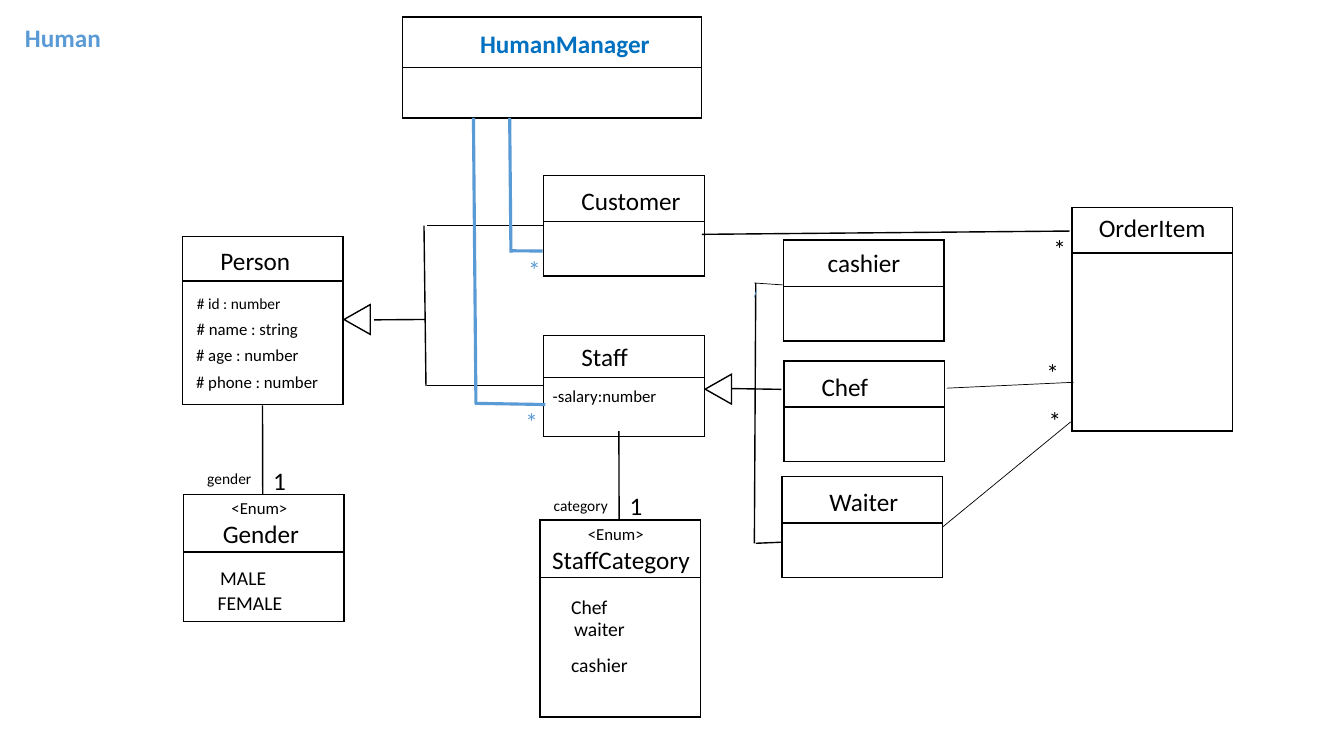
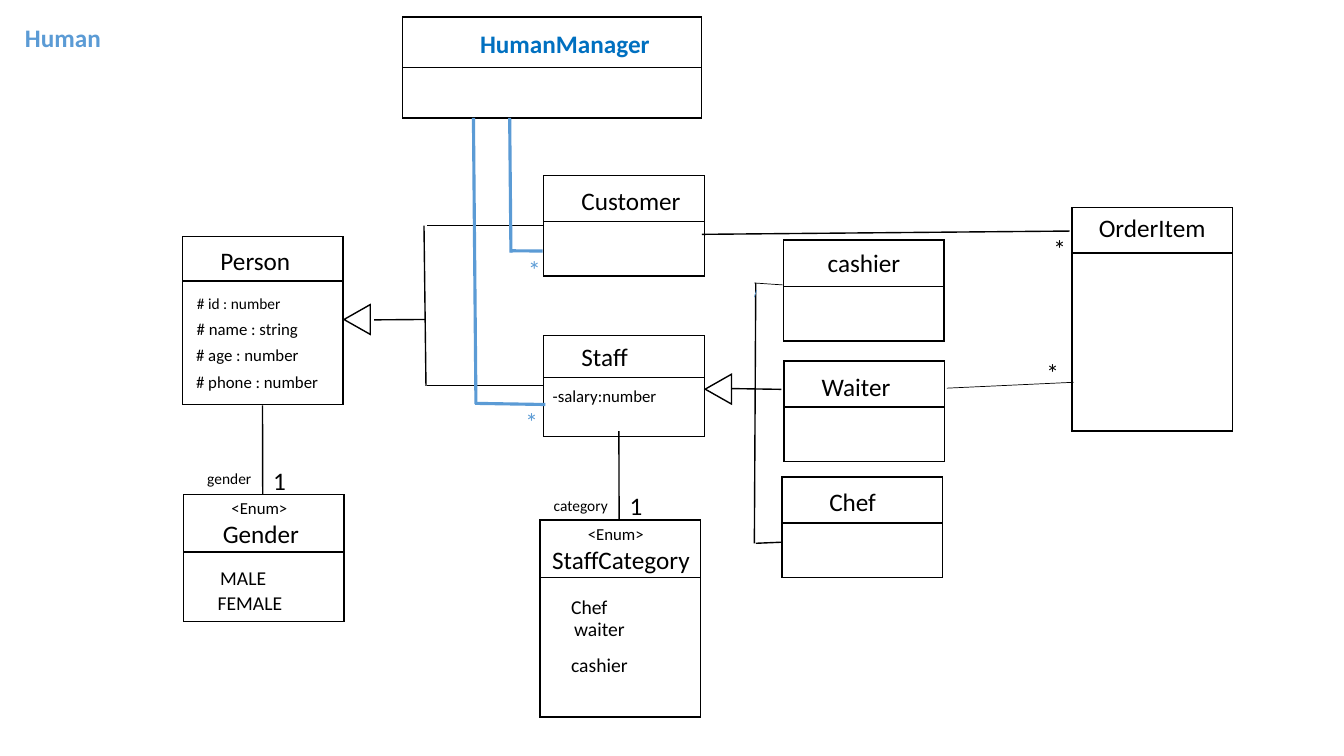
Before and after one commit to VichetMorm/OOP-Typescript-Project-Restuarant-, a slide deck: slide 3 of Restuarant-UML.pptx. Drawn at 1344x756 pixels with LibreOffice and Linux fonts; fonts in the diff are those of the drawing. Boxes give left, top, right and bottom in pixels: in the first picture for what was removed or moved away, otherwise in the second. Text is boxed around its words. In the diff, an @@ line names an element or a change of style, - is before the commit and + after.

```diff
--- a/Restuarant-UML.pptx
+++ b/Restuarant-UML.pptx
@@ text "Waiter": place and size @@
-text "Waiter" at box(829, 493, 898, 511)
+text "Waiter" at box(822, 378, 891, 397)
@@ text removed at box(1038, 400, 1072, 441) @@
-*
@@ line removed from (943, 527) to (1071, 422) @@
@@ text "Chef": place and size @@
-text "Chef" at box(822, 378, 869, 396)
+text "Chef" at box(829, 493, 876, 511)
```
Also in this commit, not shown: 2 other slides changed, 1 slide removed, 16 other files.
